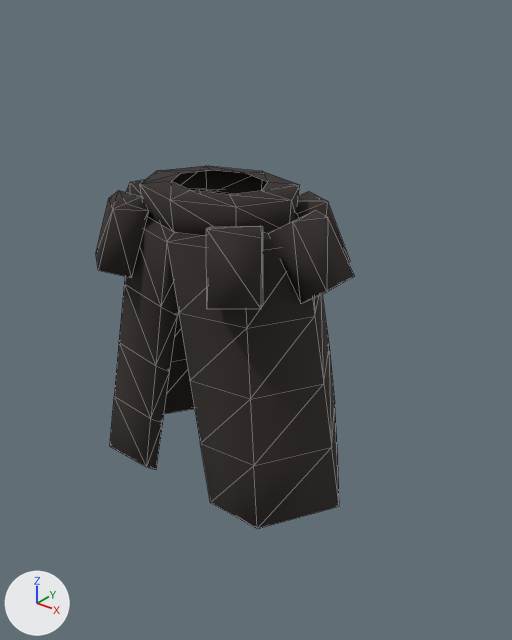
The glTF model assets/models/character/marine/grave_empty_skeleton.glb, before and after one commit.
The view is the same before and after, from a 50 mm camera at (4.52, -5.13, 7.4) aimed at (0.14, 0.34, 4.01). Arrows for +X, +Y and +Z are at lower left; the lights stay in place. Mesh edges are drawn as thin lines.

The scene before the commit, as lines of its bpy script (objects in view):
```python
me_cube_085 = bpy.data.meshes.new('Cube.085')
me_cube_085.from_pydata(...)  # 55 vertices, 86 faces; spans x -1.42..1.43, y -1.05..0.96, z 4.68..5.47
me_cube_085.materials.append(mat_scythe_marine_leather)  # black #332b28
me_cylinder_005 = bpy.data.meshes.new('Cylinder.005')
me_cylinder_005.from_pydata(...)  # 96 vertices, 176 faces; spans x -1.56..1.56, y -0.85..0.97, z 2.32..5.35
me_cylinder_005.materials.append(mat_scythe_marine_leather)  # black #332b28
me_cylinder_013 = bpy.data.meshes.new('Cylinder.013')
me_cylinder_013.from_pydata(...)  # 32 vertices, 54 faces; spans x -0.87..0.87, y -0.72..0.63, z 5.18..5.6
me_cylinder_013.materials.append(mat_scythe_marine_leather)  # black #332b28
ob_cube_066 = bpy.data.objects.new('Cube.066', me_cube_085)
ob_cube_066.location = (0.0, 0.0, 0.0)
ob_cylinder_004 = bpy.data.objects.new('Cylinder.004', me_cylinder_013)
ob_cylinder_004.location = (0.0, 0.0, 0.0)
ob_scythe_marine_kilt = bpy.data.objects.new('scythe_marine_kilt', me_cylinder_005)
ob_scythe_marine_kilt.location = (0.0, 0.0, 0.0)
```
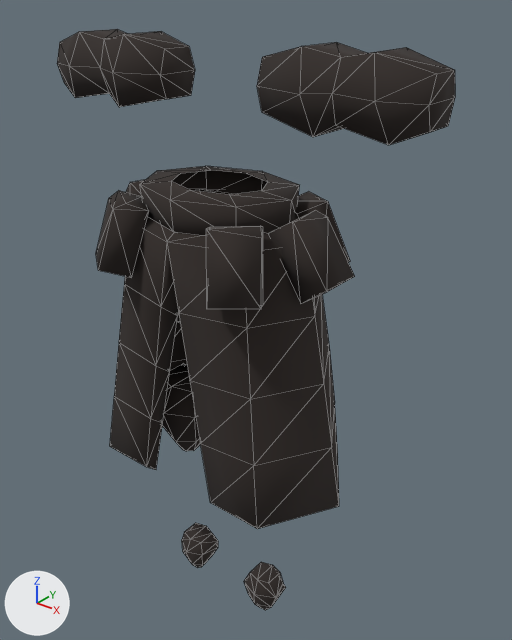
Boxes [x1, y1, x2, y2] around the edits, measured in the pictures (512 x 640 px):
'scythe_marine_upper_arm', added (black)
    after: [57, 29, 455, 145]
'scythe_marine_upper_arm.003', added
    after: [182, 523, 286, 610]
'scythe_marine_upper_arm.002', added (black)
    after: [162, 363, 201, 451]

The edits, one by one:
Mesh me_cube_108 is new.
It has 48 vertices, 80 faces and spans x -0.79..0.79, y -0.22..0.24, z 0.25..0.84.
It uses material mat_scythe_marine_leather (black #332b28).
Mesh me_cube_107 is new.
It has 48 vertices, 80 faces and spans x -0.97..0.97, y -0.45..0.36, z 2.19..3.22.
It uses material mat_scythe_marine_leather (black #332b28).
Mesh me_cube_084 is new.
It has 60 vertices, 112 faces and spans x -2.17..2.17, y -0.32..0.4, z 6.21..6.9.
It uses material mat_scythe_marine_leather (black #332b28).
Object 'scythe_marine_upper_arm.003' (ob_scythe_marine_upper_arm_003) is new; it shows me_cube_108.
Its location is (0.0, 0.0, 0.0).
Object 'scythe_marine_upper_arm.002' (ob_scythe_marine_upper_arm_002) is new; it shows me_cube_107.
Its location is (0.0, 0.0, 0.0).
Object 'scythe_marine_upper_arm' (ob_scythe_marine_upper_arm) is new; it shows me_cube_084.
Its location is (0.0, 0.0, 0.0).
